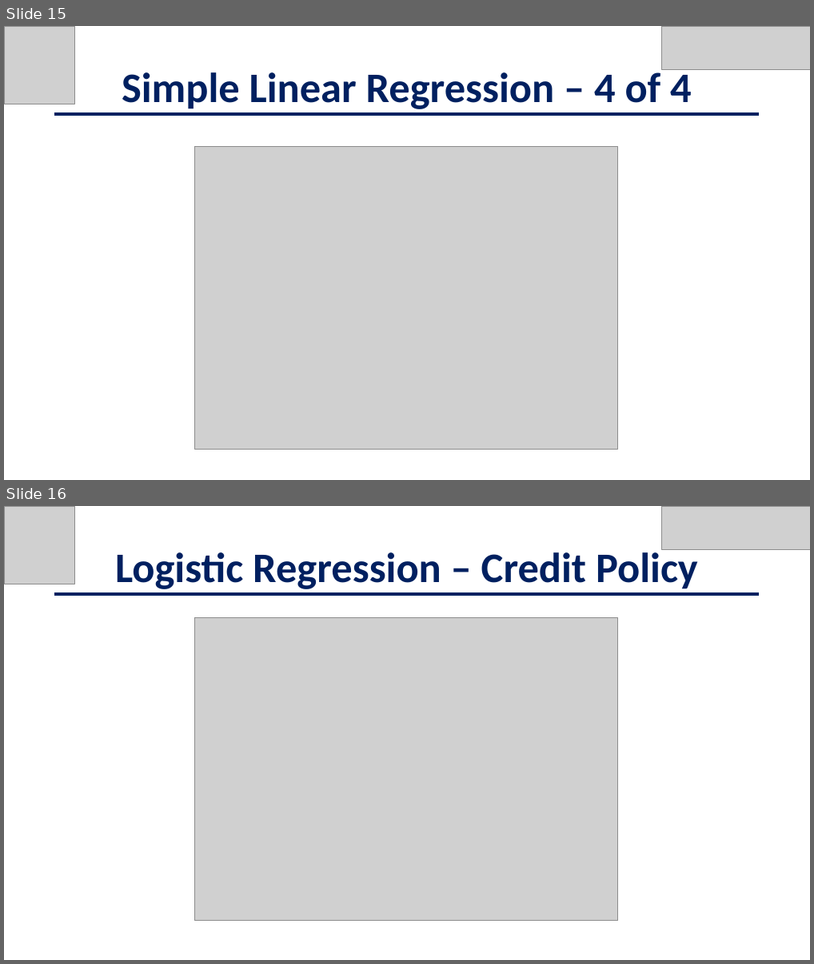
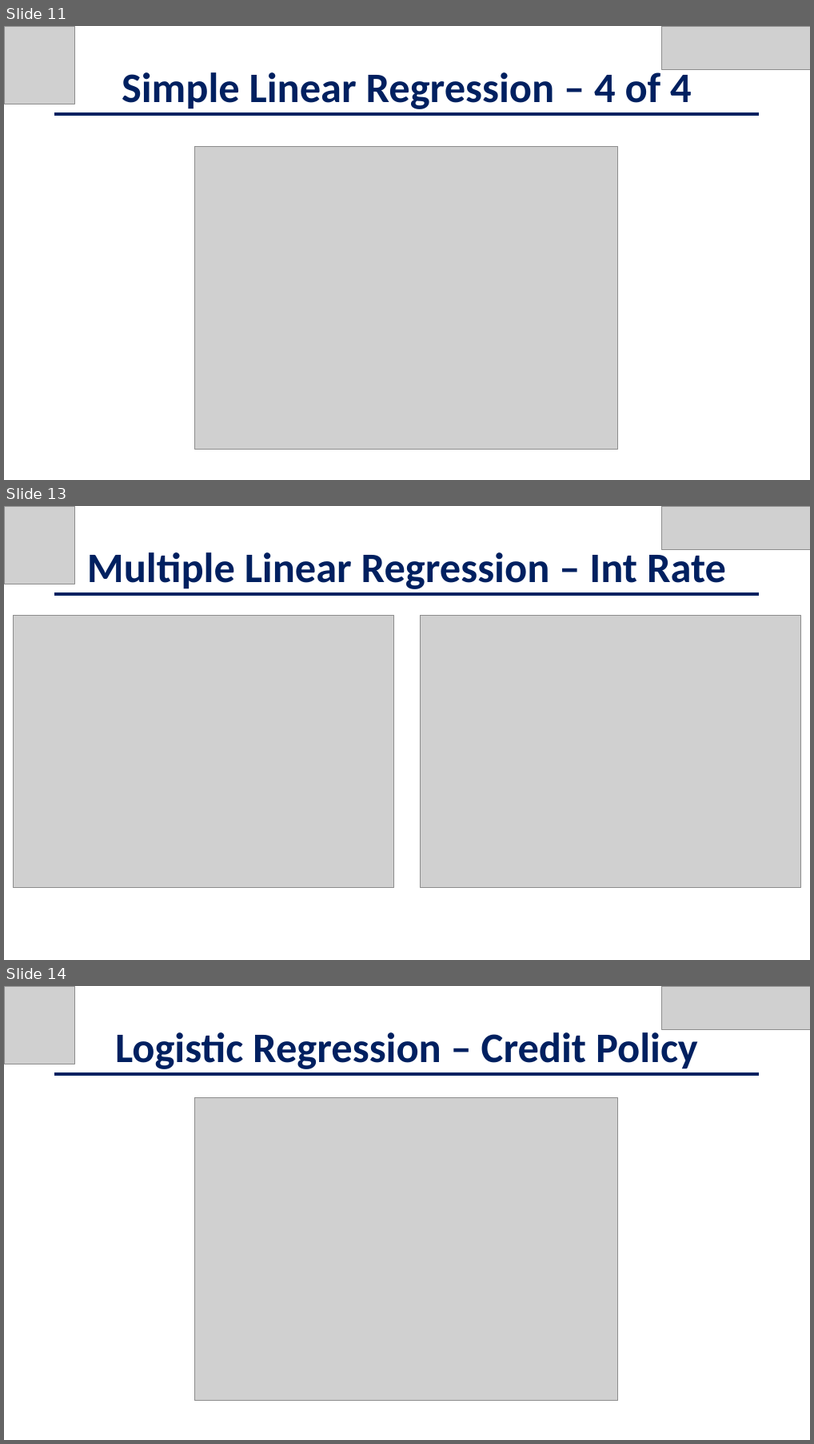
Before and after one commit to jschild01/JMB_DATS_6101, a slide deck: Project2/EDA_LendingClub_Slides - Project 2.pptx. Shown one above the other, each under a label of ours: slides 15 and 16 before the commit, slides 11, 13 and 14 after it; the slides between them are not shown. The pictures are 814x964 and 814x1444 pixels, drawn with LibreOffice and Linux fonts; fonts in the diff are those of the drawing; grey boxes stand for pictures. Boxes give left, top, right and bottom in pixels: in the first picture for what was removed or moved away, otherwise in the second. Text is boxed around its words. In the diff, an @@ line names an element or a change of style, - is before the commit and + after.

```diff
--- a/Project2/EDA_LendingClub_Slides - Project 2.pptx
+++ b/Project2/EDA_LendingClub_Slides - Project 2.pptx
@@ slide 13 added at [4,506,810,960], background #FFFFFF @@
@@ picture added at [4,506,74,584] @@
@@ picture added at [662,506,810,549] @@
@@ text added at [87,547,726,589], 50 pt, text #002060, bold @@
+Multiple Linear Regression – Int Rate
@@ line added from (54, 594) to (759, 594), #002060 4.5 pt @@
@@ picture added at [13,615,394,887] @@
@@ picture added at [420,615,802,887] @@
@@ what was slide 15 is now slide 11 @@
@@ what was slide 16 is now slide 14 @@
```
Also in this commit, not shown: 6 slides changed, 1 other slide added, 1 slide removed.
